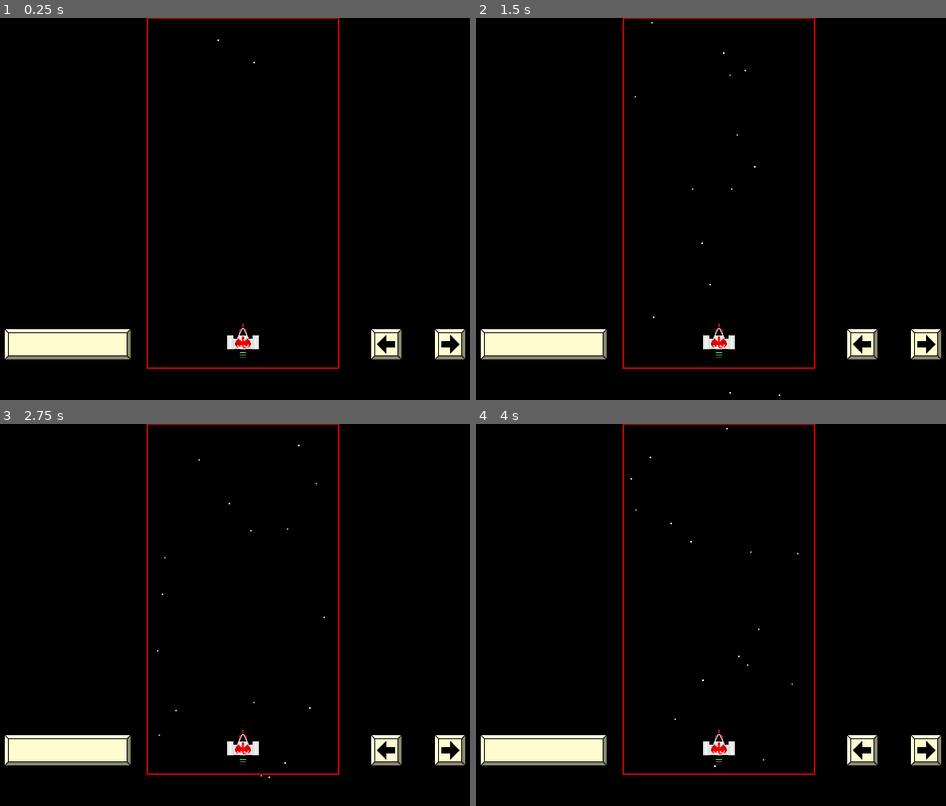
Above: before the commit, frames 1-4 (two rows, left to right).
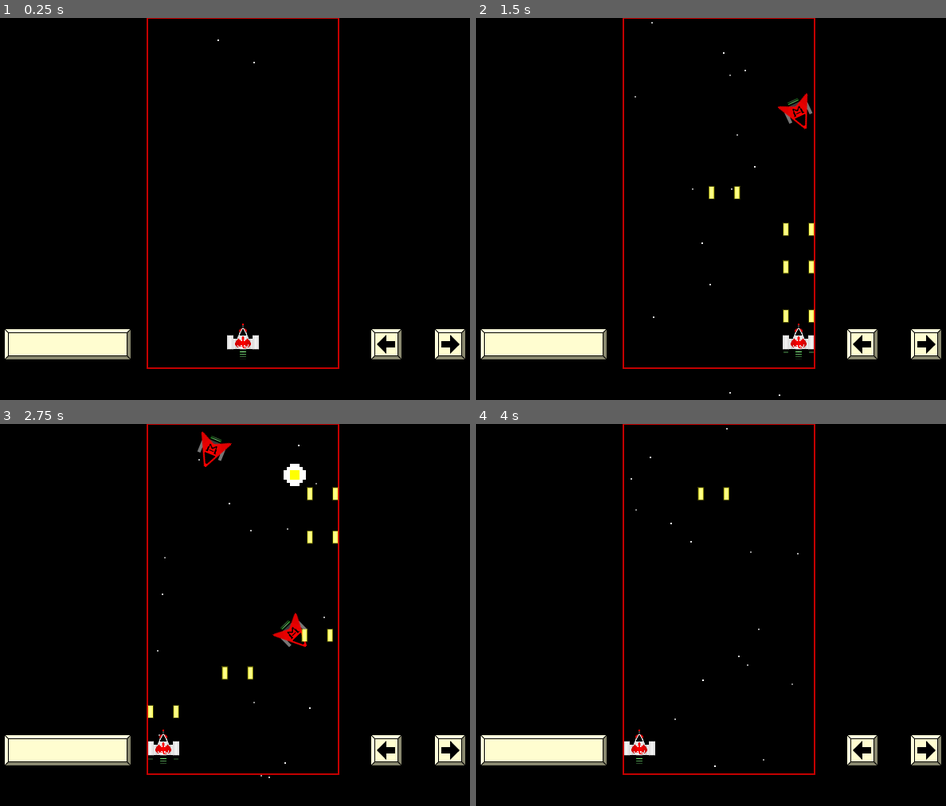
Above: after the commit, the same moments.

Repository: swashdev/minigame-madness
Game: Godot game, scene res://mini/shooter/scenes/shooter_frame.tscn
Two runs of this game, one before a commit and one after it. Both use one fixed random seed, a clock stepped at 60 frames per second and the inputs below. This scene is started directly instead of the project's main scene.
Inputs:
- Up to frame 1 (0.25 s): no input
- Up to frame 2 (1.5 s): tap Enter at 0.5 s; hold Space (action) 0.53-1.28 s; hold Right (move_right) from 0.53 s (still down); tap Up (move_up) at 0.77 s; tap Space (action) at 1.35 s
- Up to frame 3 (2.75 s): tap Up (move_up) at 1.52 s; release Right (move_right) at 2.03 s; hold Left (move_left) from 2.03 s (still down); hold Space (action) from 2.03 s (still down)
- Up to frame 4 (4 s): release Left (move_left) at 2.78 s; release Space (action) at 2.78 s; hold Right (move_right) from 2.78 s (still down); tap Space (action) at 2.85 s; tap Up (move_up) at 3.02, 3.77 s; hold Space (action) from 3.53 s (still down)

The runs differ from the first frame. In frame 1, less than 0.1% of the frame differs, in the area x 51-53%, y 87-90%; in frame 2, 1.2%; in frame 3, 1.8%, in the area x 31-73%, y 1-90%; in frame 4, 0.6%.

Commit message:
[SHOOTER] add code to spawn the big boom.
The minigame will now respond to the "big_boom" signal by spawning a
`BigBoom` at the given location.

Diff:
--- a/mini/shooter/scenes/characters/player.tscn
+++ b/mini/shooter/scenes/characters/player.tscn
@@ -45,7 +45,7 @@
 [node name="Exhaust" type="AnimatedSprite" parent="Sprite"]
 position = Vector2( 0, 5 )
 frames = SubResource( 1 )
-frame = 2
+frame = 1
 playing = true
 
 [node name="GunExhaust" type="AnimatedSprite" parent="Sprite"]
--- a/mini/shooter/scenes/shooter_minigame.tscn
+++ b/mini/shooter/scenes/shooter_minigame.tscn
@@ -7,6 +7,7 @@
 [ext_resource path="res://shared/scenes/effects/explosion.tscn" type="PackedScene" id=5]
 [ext_resource path="res://mini/shooter/scripts/effects/starspawner.gd" type="Script" id=6]
 [ext_resource path="res://mini/shooter/scenes/projectiles/dragon_missile.tscn" type="PackedScene" id=7]
+[ext_resource path="res://mini/shooter/scenes/effects/big_boom.tscn" type="PackedScene" id=8]
 
 [sub_resource type="Curve2D" id=6]
 _data = {
@@ -42,6 +43,7 @@
 script = ExtResource( 2 )
 bullet = ExtResource( 3 )
 explosion = ExtResource( 5 )
+big_boom = ExtResource( 8 )
 
 [node name="Starfield" type="Path2D" parent="."]
 curve = SubResource( 6 )
@@ -87,6 +89,7 @@
 wait_time = 0.5
 [connection signal="spawn_star" from="Starfield/StarSpawner" to="." method="_on_StarSpawner_spawn_star"]
 [connection signal="timeout" from="Starfield/StarSpawner/Timer" to="Starfield/StarSpawner" method="_on_Timer_timeout"]
+[connection signal="big_boom" from="Missile" to="." method="_on_Missile_big_boom"]
 [connection signal="fired_missile" from="Player" to="." method="_on_Player_fired_missile"]
 [connection signal="shot" from="Player" to="." method="_on_Player_shot"]
 [connection signal="timeout" from="EnemySpawnTimer" to="." method="_on_EnemySpawnTimer_timeout"]
--- a/mini/shooter/scripts/shooter_frame.gd
+++ b/mini/shooter/scripts/shooter_frame.gd
@@ -4,6 +4,10 @@
 
 # Since the ShooterFrame functions as a frame around the actual minigame, this
 # script pretty much defers everything to the ShooterMinigame.
+
+# For testing
+func _ready():
+	start()
 
 
 func decide():
--- a/mini/shooter/scripts/shooter_minigame.gd
+++ b/mini/shooter/scripts/shooter_minigame.gd
@@ -7,6 +7,9 @@
 
 # An explosion animation.
 export (PackedScene) var explosion
+
+# A large explosion which will destroy all enemy ships in its blast radius.
+export (PackedScene) var big_boom
 
 # The target number of kills.
 const KILLS_REQUIRED: int = 3
@@ -101,3 +104,10 @@
 	if not _fired_missile:
 		_fired_missile = true
 		$Missile.fire()
+
+
+# The missile has been detonated.  Time to light the fireworks.
+func _on_Missile_big_boom( y_coordinate ):
+	var fireworks = big_boom.instance()
+	fireworks.position = Vector2( 120, y_coordinate )
+	add_child( fireworks )
Not shown: 1 places in mini/shooter/scenes/shooter_minigame.tscn that only renumber resources
